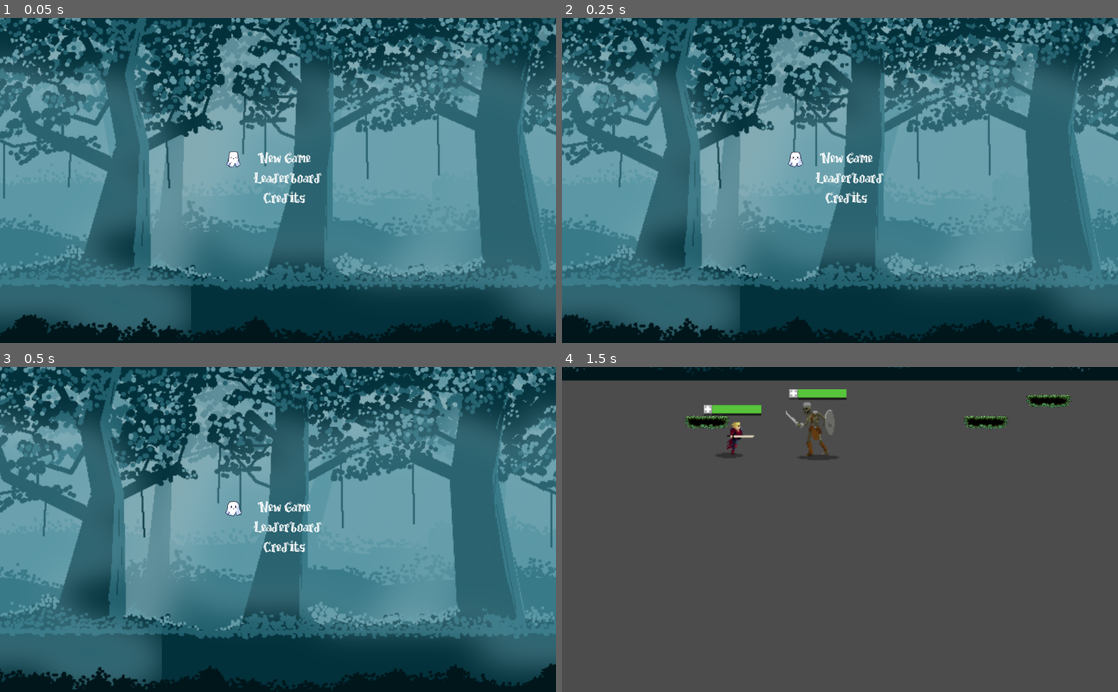
Above: before the commit, frames 1-4 (two rows, left to right).
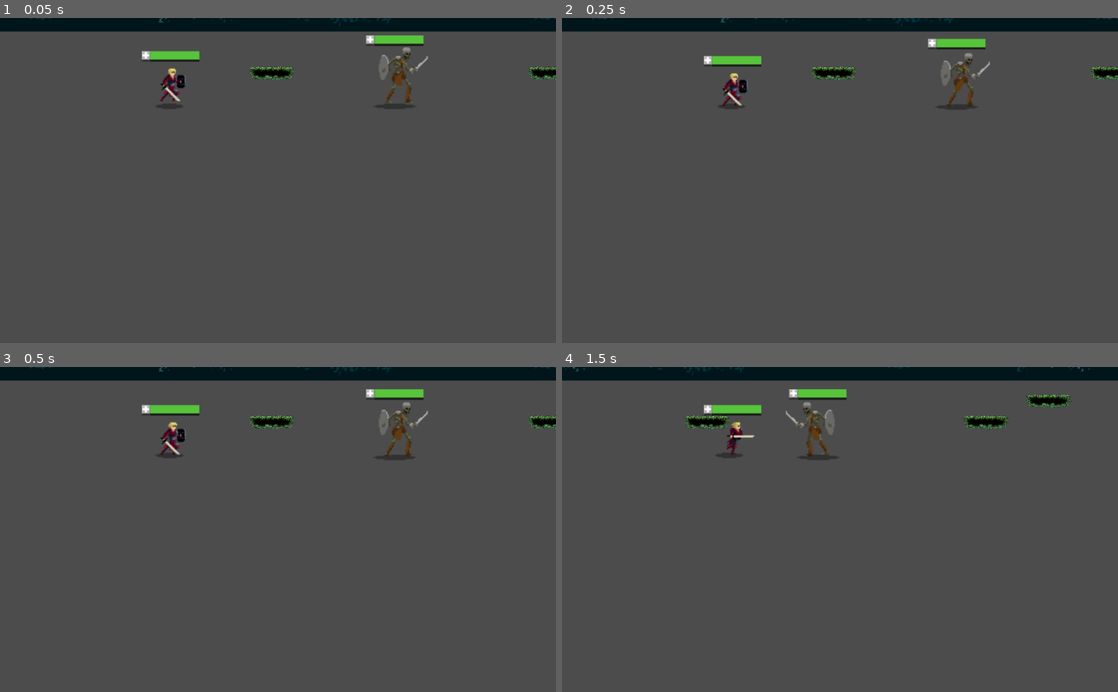
Above: after the commit, the same moments.

Repository: awrenn/moonshot
Game: Godot game, scene res://World.tscn
The game is run twice, just before and just after one commit, with the same random seed, the same clock (stepped at 60 frames per second) and the same inputs. Before the commit the project starts from res://MainMenu2/MainMenu2.tscn.
Inputs:
- Up to frame 1 (0.05 s): no input
- Up to frame 2 (0.25 s): no input
- Up to frame 3 (0.5 s): no input
- Up to frame 4 (1.5 s): tap Enter (ui_accept) at 0.5, 0.77, 0.8, 1.07, 1.35 s; hold Space 0.53-1.28 s; hold Right (ui_right) from 0.53 s (still down)

The runs differ from the first frame. In frame 1, 100% of the frame differs, in the area x 0-100%, y 0-100%; in frame 2, 100%; in frame 3, 100%; in frame 4, nothing differs.

Commit message:
MainMenu2 -> MainMenu

Diff:
--- a/Main.gd
+++ /dev/null
@@ -1,14 +0,0 @@
-extends Node2D
-
-
-# Declare member variables here. Examples:
-# var a = 2
-# var b = "text"
-# Called when the node enters the scene tree for the first time.
-func _ready():
-	pass # Replace with function body.
-
-
-# Called every frame. 'delta' is the elapsed time since the previous frame.
-#func _process(delta):
-#	pass
--- a/MainMenu.tscn
+++ /dev/null
@@ -1,21 +0,0 @@
-[gd_scene load_steps=4 format=2]
-
-[ext_resource path="res://Zassets/NightForest/Image.png" type="Texture" id=1]
-[ext_resource path="res://MainMenu/Background.gd" type="Script" id=2]
-[ext_resource path="res://MainMenu/MainMenu.gd" type="Script" id=3]
-
-[node name="Node2D" type="Node2D"]
-
-[node name="Background" type="Node" parent="."]
-script = ExtResource( 2 )
-
-[node name="bg" type="Sprite" parent="Background"]
-texture = ExtResource( 1 )
-centered = false
-
-[node name="bg2" type="Sprite" parent="Background"]
-texture = ExtResource( 1 )
-centered = false
-
-[node name="MenuItems" type="Node2D" parent="."]
-script = ExtResource( 3 )
--- a/MainMenu/Background.gd
+++ /dev/null
@@ -1,45 +0,0 @@
-extends Node
-
-
-# Declare member variables here. Examples:
-# var a = 2
-# var b = "text"
-const SPEED = 20
-const OVERLAP = 10
-
-var textureWidth
-
-
-# Called when the node enters the scene tree for the first time.
-func _ready():
-	var viewportWidth = get_viewport().size.x
-	var viewportHeight = get_viewport().size.y
-
-	var x_scale = viewportWidth / $bg.texture.get_size().x
-	var y_scale = viewportHeight / $bg.texture.get_size().y
-	var scale = max(x_scale, y_scale)
-	$bg.set_scale(Vector2(scale, scale))
-	$bg2.set_scale(Vector2(scale, scale))
-	textureWidth = float($bg.texture.get_size().x) * scale
-
-	## Create a perfect backup of this node
-	## as the background moves right, have this node follow in perfect sync
-	$bg2.flip_h = true
-	$bg2.position.x = -textureWidth + OVERLAP
-	$bg.set_z_index(-100)
-	$bg2.set_z_index(-100)
-
-# Called every frame. 'delta' is the elapsed time since the previous frame.
-func _process(delta):
-	$bg.position.x += SPEED * delta
-	$bg2.position.x += SPEED * delta
-
-	if $bg.position.x > textureWidth:
-		$bg.position.x = -textureWidth + OVERLAP
-	if $bg2.position.x > textureWidth:
-		$bg2.position.x = -textureWidth + OVERLAP
-
-
-func init_bg_image(node, init_x):
-	node.set_z_index(-100)
-	node.position.x = init_x
--- a/MainMenu/MainMenu.gd
+++ b/MainMenu/MainMenu.gd
@@ -1,77 +1,34 @@
-extends Node2D
+extends CanvasLayer
 
-# Declare member variables here. Examples:
-# var a = 2
-# var b = "text"
-const SELECT_TIMER = .1
-var selectTimer = .1
-
-var TEXT_WIDTH
-var TEXT_HEIGHT
-
-var selectedIndex = 0
+export (float) var speed = 25
 var nodes = []
-var selectedChanged = true
-
-var MAIN_MENU = [{
-	"text": "New Game",
-	"next": "res://World.tscn",
-}, {
-	"text": "Leaderboard",
-	"next": "res://Leaderboard.tscn",
-}]
-
-var ListItemTemplate = preload("res://MainMenu/MainMenuItem.tscn")
-
+var Scenes = ["res://World.tscn", "", ""]
+var idx = 0
 # Called when the node enters the scene tree for the first time.
 func _ready():
-	var vpH = get_viewport().size.y
-	var vpW = get_viewport().size.x
-	position.x = vpW * 1/3
-	position.y = vpH * 1/3
-	TEXT_HEIGHT = vpH * 1/20
-	TEXT_WIDTH = vpW * 1/2
+	$Forest.transform.scaled(Vector2(1.7, 4))
+	$CenterContainer/Camera2D.position.y = get_viewport().size.y / 2
+	nodes.append($CenterContainer/Menu/MenuItem/Sprite)
+	nodes.append($CenterContainer/Menu/MenuItem2/Sprite)
+	nodes.append($CenterContainer/Menu/MenuItem3/Sprite)
 
-	var heightOffset = 0
-	for item in MAIN_MENU:
-		heightOffset = init_label(item["text"], heightOffset)
-	nodes[0].find_node("ghost").show()
+func get_input():
+	var prev_idx = idx
+	if Input.is_action_just_pressed("ui_up"):
+		idx -= 1
 
-# Called every frame. 'delta' is the elapsed time since the previous frame.
+	if Input.is_action_just_pressed("ui_down"):
+		idx += 1
+
+	idx = clamp(idx, 0, nodes.size() - 1)
+	if prev_idx != idx:
+		nodes[prev_idx].visible = false
+		nodes[idx].visible = true
+
+	if Input.is_action_just_pressed("ui_accept"):
+		# TODO swith to the new scene
+		get_tree().change_scene(Scenes[idx])
+
 func _process(delta):
-	var changed = processKeys(delta)
-	if changed:
-		for i in nodes.size():
-			if i == selectedIndex:
-				nodes[i].find_node("ghost").show()
-			else:
-				nodes[i].find_node("ghost").hide()
-
-
-func init_label(text, heightOffset):
-	var item = ListItemTemplate.instance()
-	item.position.y += heightOffset
-	var t = item.find_node("text")
-	t.set_size(Vector2(TEXT_WIDTH, TEXT_HEIGHT))
-	t.set_text(text)
-	add_child(item)
-	nodes.append(item)
-	return heightOffset + TEXT_HEIGHT
-
-func processKeys(delta):
-	if selectTimer < SELECT_TIMER:
-		selectTimer += delta
-		return false
-	if Input.is_action_pressed("ui_up"):
-		changeSelected(-1)
-		return true
-	if Input.is_action_pressed("ui_down"):
-		changeSelected(1)
-		return true
-	if Input.is_key_pressed(KEY_SPACE):
-		get_tree().change_scene(MAIN_MENU[selectedIndex]["next"])
-	return false
-
-func changeSelected(dir):
-	selectTimer = 0
-	selectedIndex = clamp(selectedIndex + dir, 0, MAIN_MENU.size()-1)
+	get_input()
+	$CenterContainer/Camera2D.position.x += speed * delta
--- a/MainMenu2/MainMenu2.tscn
+++ b/MainMenu/MainMenu.tscn
@@ -3,7 +3,7 @@
 [ext_resource path="res://Zassets/Fonts/MonsterPumpkin.ttf" type="DynamicFontData" id=1]
 [ext_resource path="res://Zassets/ghost/ghost-Sheet.png" type="Texture" id=2]
 [ext_resource path="res://Stage/Forest.tscn" type="PackedScene" id=3]
-[ext_resource path="res://MainMenu2/MainMenu2.gd" type="Script" id=4]
+[ext_resource path="res://MainMenu/MainMenu.gd" type="Script" id=4]
 
 [sub_resource type="AtlasTexture" id=1]
 flags = 4
--- a/MainMenu/MainMenuItem.tscn
+++ /dev/null
@@ -1,59 +0,0 @@
-[gd_scene load_steps=9 format=2]
-
-[ext_resource path="res://Zassets/Fonts/MonsterPumpkin.ttf" type="DynamicFontData" id=1]
-[ext_resource path="res://Zassets/ghost/ghost-Sheet.png" type="Texture" id=2]
-
-[sub_resource type="DynamicFont" id=1]
-size = 50
-font_data = ExtResource( 1 )
-
-[sub_resource type="AtlasTexture" id=2]
-flags = 4
-atlas = ExtResource( 2 )
-region = Rect2( 0, 0, 32, 32 )
-
-[sub_resource type="AtlasTexture" id=3]
-flags = 4
-atlas = ExtResource( 2 )
-region = Rect2( 32, 0, 32, 32 )
-
-[sub_resource type="AtlasTexture" id=4]
-flags = 4
-atlas = ExtResource( 2 )
-region = Rect2( 64, 0, 32, 32 )
-
-[sub_resource type="AtlasTexture" id=5]
-flags = 4
-atlas = ExtResource( 2 )
-region = Rect2( 96, 0, 32, 32 )
-
-[sub_resource type="SpriteFrames" id=6]
-animations = [ {
-"frames": [  ],
-"loop": true,
-"name": "default",
-"speed": 5.0
-}, {
-"frames": [ SubResource( 2 ), SubResource( 3 ), SubResource( 4 ), SubResource( 5 ) ],
-"loop": true,
-"name": "Ghost",
-"speed": 5.0
-} ]
-
-[node name="MainMenuItem" type="Node2D"]
-
-[node name="text" type="RichTextLabel" parent="."]
-margin_right = 40.0
-margin_bottom = 40.0
-custom_fonts/normal_font = SubResource( 1 )
-__meta__ = {
-"_edit_use_anchors_": false
-}
-
-[node name="ghost" type="AnimatedSprite" parent="."]
-visible = false
-frames = SubResource( 6 )
-animation = "Ghost"
-playing = true
-centered = false
-offset = Vector2( -50, 10 )
--- a/MainMenu2/MainMenu2.gd
+++ /dev/null
@@ -1,34 +0,0 @@
-extends CanvasLayer
-
-export (float) var speed = 25
-var nodes = []
-var Scenes = ["res://World.tscn", "", ""]
-var idx = 0
-# Called when the node enters the scene tree for the first time.
-func _ready():
-	$Forest.transform.scaled(Vector2(1.7, 4))
-	$CenterContainer/Camera2D.position.y = get_viewport().size.y / 2
-	nodes.append($CenterContainer/Menu/MenuItem/Sprite)
-	nodes.append($CenterContainer/Menu/MenuItem2/Sprite)
-	nodes.append($CenterContainer/Menu/MenuItem3/Sprite)
-
-func get_input():
-	var prev_idx = idx
-	if Input.is_action_just_pressed("ui_up"):
-		idx -= 1
-
-	if Input.is_action_just_pressed("ui_down"):
-		idx += 1
-
-	idx = clamp(idx, 0, nodes.size() - 1)
-	if prev_idx != idx:
-		nodes[prev_idx].visible = false
-		nodes[idx].visible = true
-
-	if Input.is_action_just_pressed("ui_accept"):
-		# TODO swith to the new scene
-		get_tree().change_scene(Scenes[idx])
-
-func _process(delta):
-	get_input()
-	$CenterContainer/Camera2D.position.x += speed * delta
--- a/World.tscn
+++ b/World.tscn
@@ -1,9 +1,8 @@
-[gd_scene load_steps=8 format=2]
+[gd_scene load_steps=7 format=2]
 
 [ext_resource path="res://Stage/Forest.tscn" type="PackedScene" id=1]
 [ext_resource path="res://Character/Enemy/Skeleton/Skeleton.tscn" type="PackedScene" id=2]
 [ext_resource path="res://Character/Player/Player.tscn" type="PackedScene" id=3]
-[ext_resource path="res://Main.gd" type="Script" id=4]
 [ext_resource path="res://Objects/platform.tscn" type="PackedScene" id=5]
 
 [sub_resource type="RectangleShape2D" id=1]
@@ -13,7 +12,6 @@
 
 [node name="World" type="Node2D"]
 position = Vector2( 112.377, 47.1937 )
-script = ExtResource( 4 )
 
 [node name="Forest" parent="." instance=ExtResource( 1 )]
 scale = Vector2( 1.5, 1.7 )
--- a/project.godot
+++ b/project.godot
@@ -16,8 +16,12 @@
 [application]
 
 config/name="Moonshot"
-run/main_scene="res://MainMenu2/MainMenu2.tscn"
-config/icon="res://tan_wrench.png"
+run/main_scene="res://World.tscn"
+config/icon="res://icon.png"
+
+[display]
+
+window/size/resizable=false
 
 [rendering]
 
